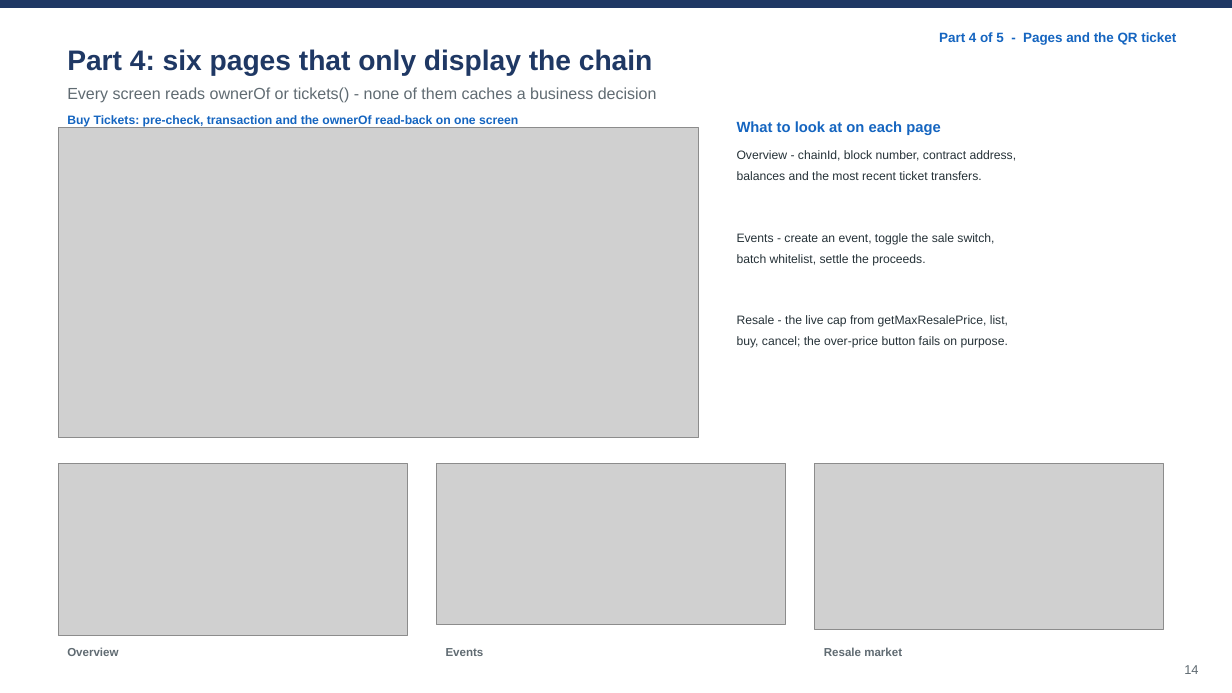
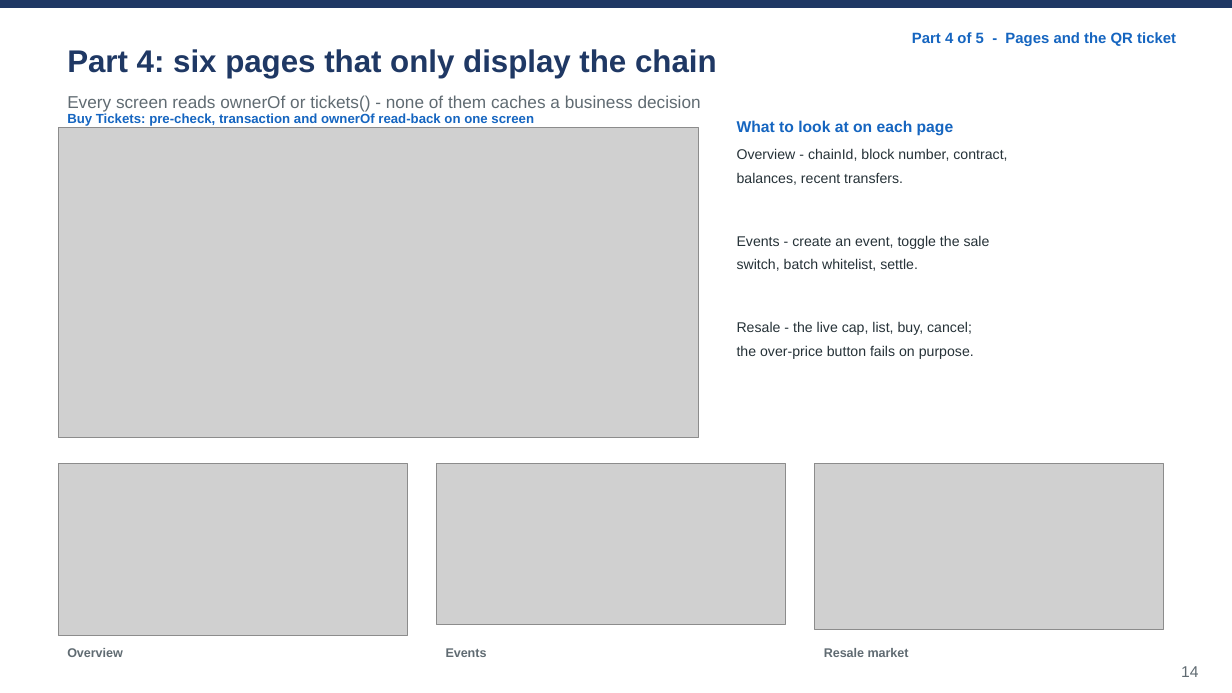
Before and after one commit to wangzai-dao/FTEC5520_AntiScalping, a slide deck: slide 14 of presentation/final_presentation.pptx. Drawn at 1232x693 pixels with LibreOffice and Linux fonts; fonts in the diff are those of the drawing; grey boxes stand for pictures. Boxes give left, top, right and bottom in pixels: in the first picture for what was removed or moved away, otherwise in the second. Text is boxed around its words. In the diff, an @@ line names an element or a change of style, - is before the commit and + after.

```diff
--- a/presentation/final_presentation.pptx
+++ b/presentation/final_presentation.pptx
@@ text "Part 4: six pages that ..." at (67,49,717,78): size 22 to 24.4 pt @@
@@ text "Part 4 of 5 - ...": place and size @@
-text "Part 4 of 5 - ..." at (939,32,1176,45)
+text "Part 4 of 5 - ..." at (912,32,1176,46)
@@ text "Part 4 of 5 - ..." at (912,32,1176,46): size 10.5 to 11.6 pt @@
@@ text "Every screen reads ownerOf or ...": place and size @@
-text "Every screen reads ownerOf or ..." at (67,87,657,103)
+text "Every screen reads ownerOf or ..." at (67,95,701,112)
@@ text "Every screen reads ownerOf or ..." at (67,95,701,112): size 12.5 to 13.4 pt @@
@@ text at (67,113,534,126): text changed; size 9.5 to 10.4 pt @@
-Buy Tickets: pre-check, transaction and the ownerOf read-back on one screen
+Buy Tickets: pre-check, transaction and ownerOf read-back on one screen
@@ text "What to look at on ..." at (737,120,954,135): size 11.5 to 12.2 pt @@
@@ text at (737,148,1007,359): text changed; size 9.5 to 11 pt @@
-Overview - chainId, block number, contract address,
-balances and the most recent ticket transfers.
-Events - create an event, toggle the sale switch,
-batch whitelist, settle the proceeds.
-Resale - the live cap from getMaxResalePrice, list,
-buy, cancel; the over-price button fails on purpose.
+Overview - chainId, block number, contract,
+balances, recent transfers.
+Events - create an event, toggle the sale
+switch, batch whitelist, settle.
+Resale - the live cap, list, buy, cancel;
+the over-price button fails on purpose.
@@ size 9 to 9.8 pt in 3 elements at (67,648,123,657), (446,648,487,657), (824,648,909,657) @@
@@ text "14" at (1181,666,1198,677): size 10 to 12.2 pt @@
```
Also in this commit, not shown: 22 other slides changed, 2 other files.
